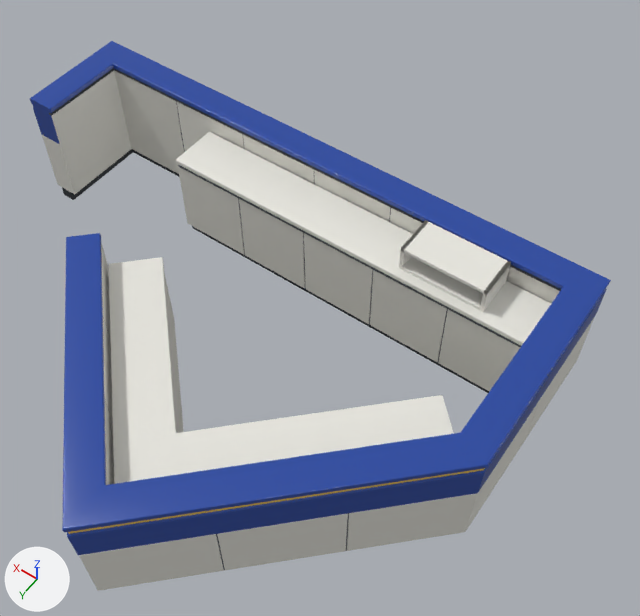
What one commit did to the glTF model public/models/exit-return-counter.glb.
Camera for both pictures: a camera (50 mm lens) standing at (-9.88, 14.33, 19.0) and looking at (-2.29, 3.7, 2.29). The axes (+X, +Y, +Z) are drawn at lower left. The lights are the same throughout. The picture after the commit comes second. Vertices at exactly the same position are counted once.

Objects in the first picture: 'ExitReturnCounter'.
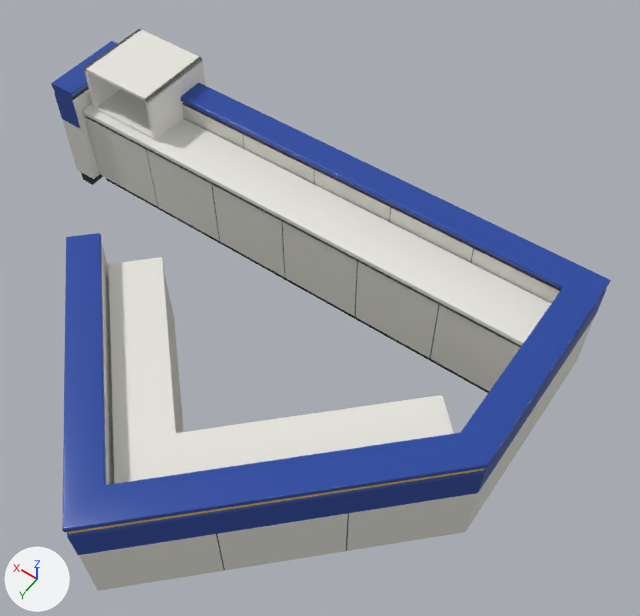
Changed parts and their boxes [x1, y1, x2, y2] in the pictures (640 x 616 px; the box of a moved part takes in the faces that stretch with it):
'ExitReturnCounter', reshaped
    before: [30, 41, 611, 591]
    after: [51, 29, 611, 591]
part 1 of me_continuous_blue_customer_rim, moved or reshaped
    before: [399, 220, 511, 312]
    after: [84, 29, 206, 141]
part 2 of me_continuous_blue_customer_rim, moved or reshaped
    before: [30, 41, 551, 393]
    after: [51, 41, 551, 393]

The change, as a diff of the scene's bpy script:
```diff
--- a/public/models/exit-return-counter.glb.py
+++ b/public/models/exit-return-counter.glb.py
@@ me_continuous_blue_customer_rim @@
 # used by ob_exitreturncounter; location = (0.0, 0.0, 0.0)
-me_continuous_blue_customer_rim.from_pydata(...)  # 3130 vertices, 6244 faces; spans x -7.8..7.8, y 0.0..11.5, z 0.0..3.5
+me_continuous_blue_customer_rim.from_pydata(...)  # 3258 vertices, 6504 faces; spans x -7.8..7.8, y -0.2..11.5, z 0.0..4.2
+# me_continuous_blue_customer_rim part 1: the loose piece of 24 vertices spanning x -5.7..-3.3, y 0.8..2.0, z 2.8..3.5 is scaled about its middle by (1, 1.96, 2.04), then moved by (10.1, -0.5, 0.3)
+# me_continuous_blue_customer_rim part 2: 448 vertices moved from x -4.9..7.8, y 0.8..3.2, z 0.0..3.5 to x -4.7..7.8, y 0.8..2.4, z 0.0..3.5; 170 vertices removed from x 1.4..3.5, y 0.8..2.2, z 0.0..2.8; 306 vertices added at x 2.3..6.9, y 0.8..2.2, z 0.0..2.8
+# other edits to the shape of me_continuous_blue_customer_rim do not show in these pictures
 me_continuous_blue_customer_rim.materials.append(mat_counterbody)
```
